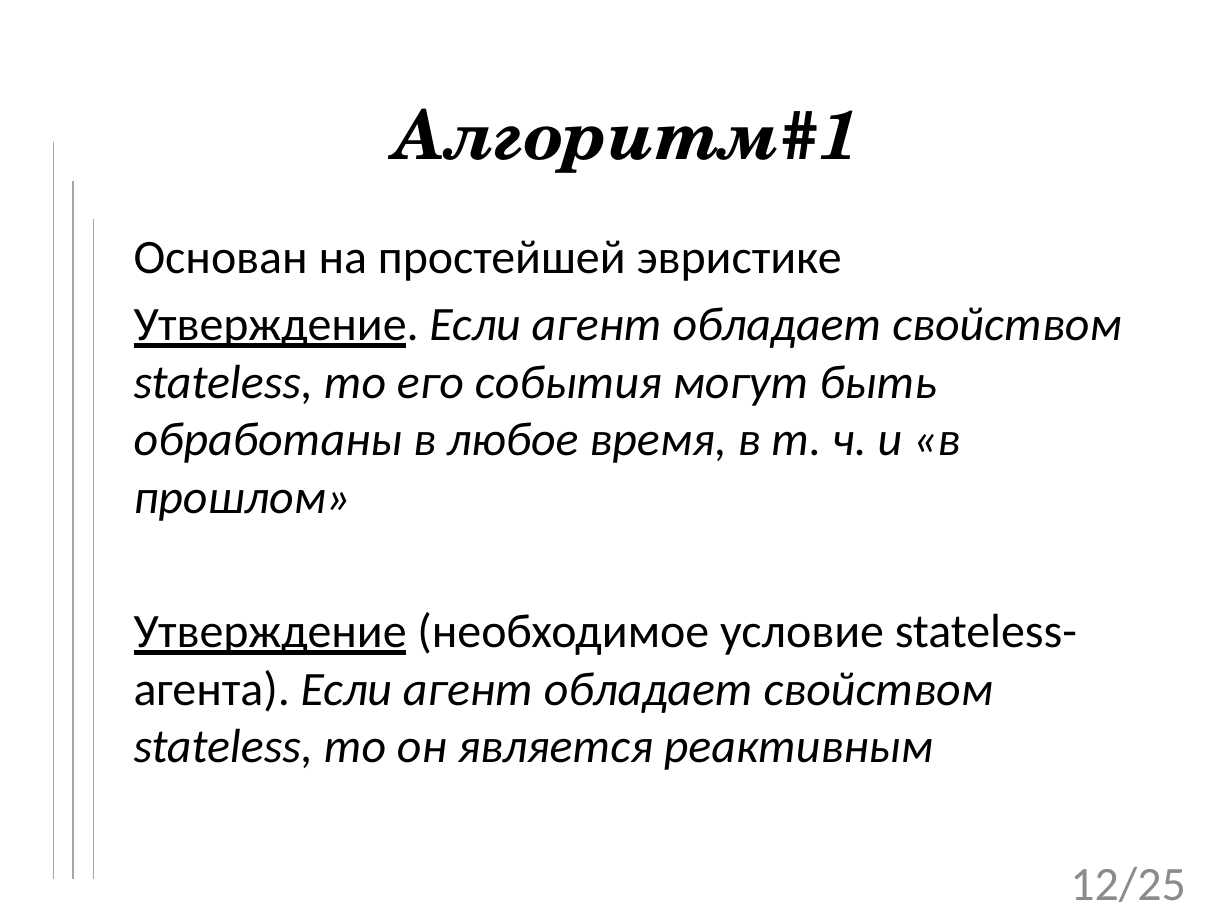
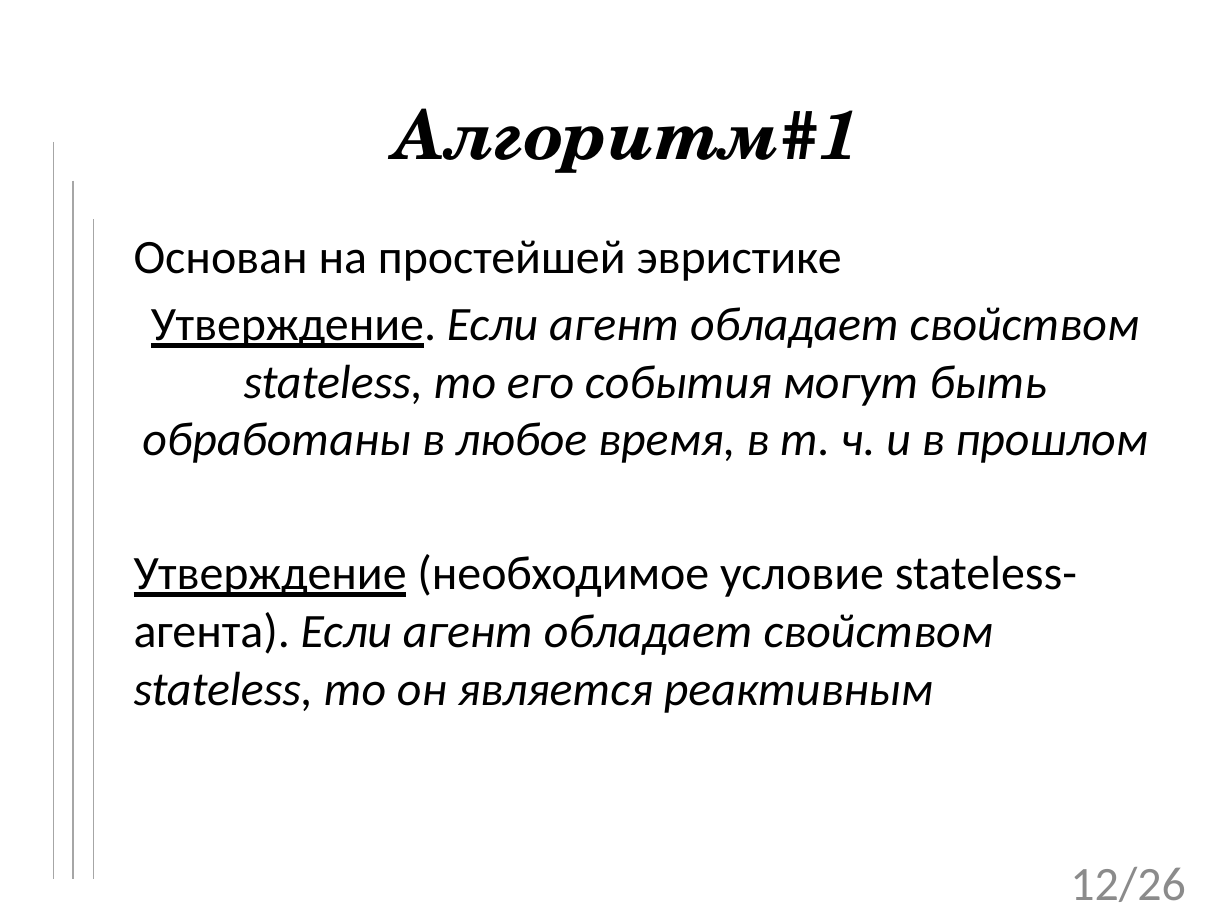
Before and after one commit to tom-trix/SynchAlgorithms, a slide deck: slide 12 of text/Mitrakov.pptx. Drawn at 1232x924 pixels with LibreOffice and Linux fonts; fonts in the diff are those of the drawing; background and template pictures are left out. Boxes give left, top, right and bottom in pixels: in the first picture for what was removed or moved away, otherwise in the second. Text is boxed around its words. In the diff, an @@ line names an element or a change of style, - is before the commit and + after.

```diff
--- a/text/Mitrakov.pptx
+++ b/text/Mitrakov.pptx
@@ subtitle at (142, 307, 1148, 463): text changed @@
-Утверждение. Если агент обладает свойством stateless, то его события могут быть обработаны в любое время, в т. ч. и «в прошлом»
+Утверждение. Если агент обладает свойством stateless, то его события могут быть обработаны в любое время, в т. ч. и в прошлом
@@ page number at (1070, 867, 1185, 902): text changed @@
-12/25
+12/26
```
Also in this commit, not shown: 3 other slides changed, 1 slide added.
